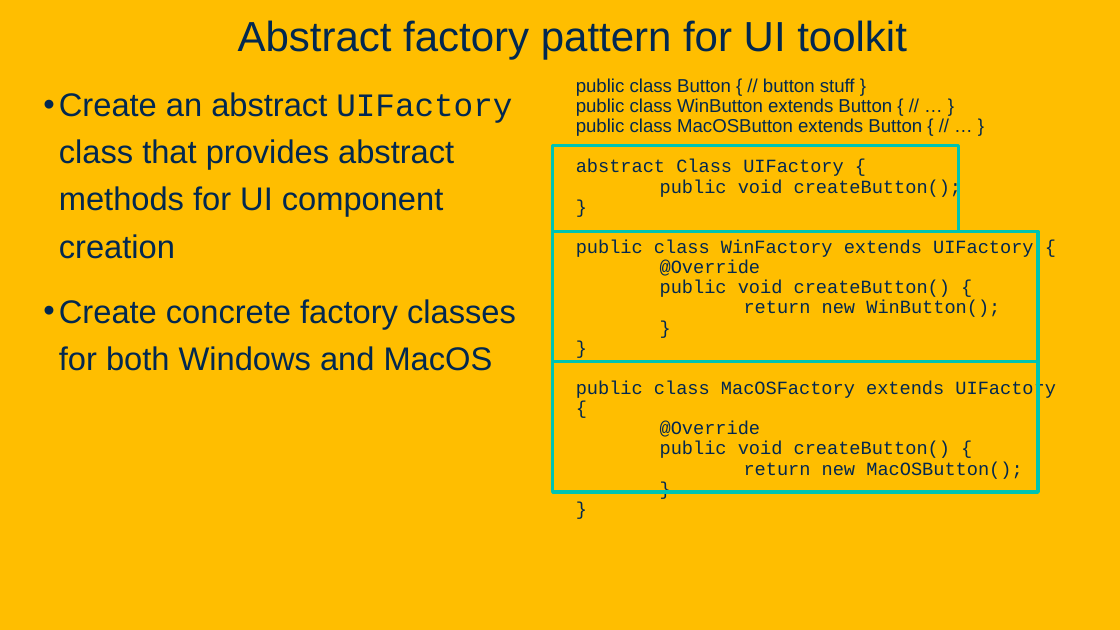
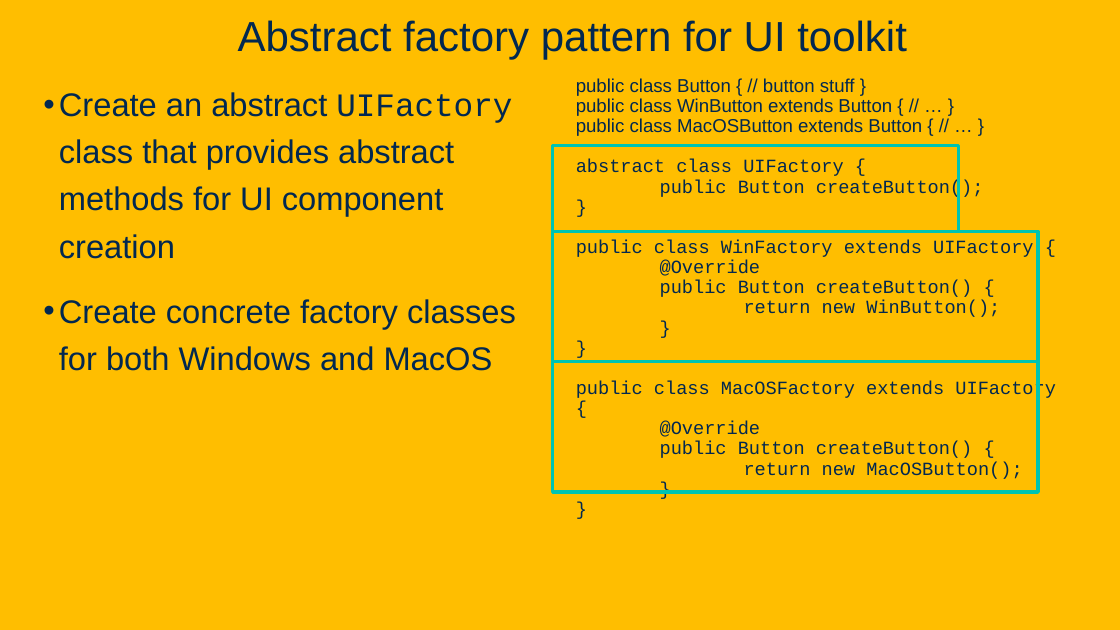
Before and after one commit to davsec-teaching/ECS_160, a slide deck: slide 31 of slides/DesignPatterns.pptx (slide 30 before the commit). Drawn at 1120x630 pixels with LibreOffice and Linux fonts; fonts in the diff are those of the drawing; background and template pictures are left out. Boxes give left, top, right and bottom in pixels: in the first picture for what was removed or moved away, otherwise in the second. Text is boxed around its words. In the diff, an @@ line names an element or a change of style, - is before the commit and + after.

Commit message:
update design patterns bug fixes

```diff
--- a/slides/DesignPatterns.pptx
+++ b/slides/DesignPatterns.pptx
@@ text at (576, 159, 984, 199): text changed @@
-abstract Class UIFactory {
-public void createButton();
+abstract class UIFactory {
+public Button createButton();
@@ text at (660, 280, 972, 297): text changed @@
-public void createButton() {
+public Button createButton() {
@@ text at (660, 441, 972, 458): text changed @@
-public void createButton() {
+public Button createButton() {
```
Also in this commit, not shown: 18 other slides changed, 1 slide added, 1 other file.
